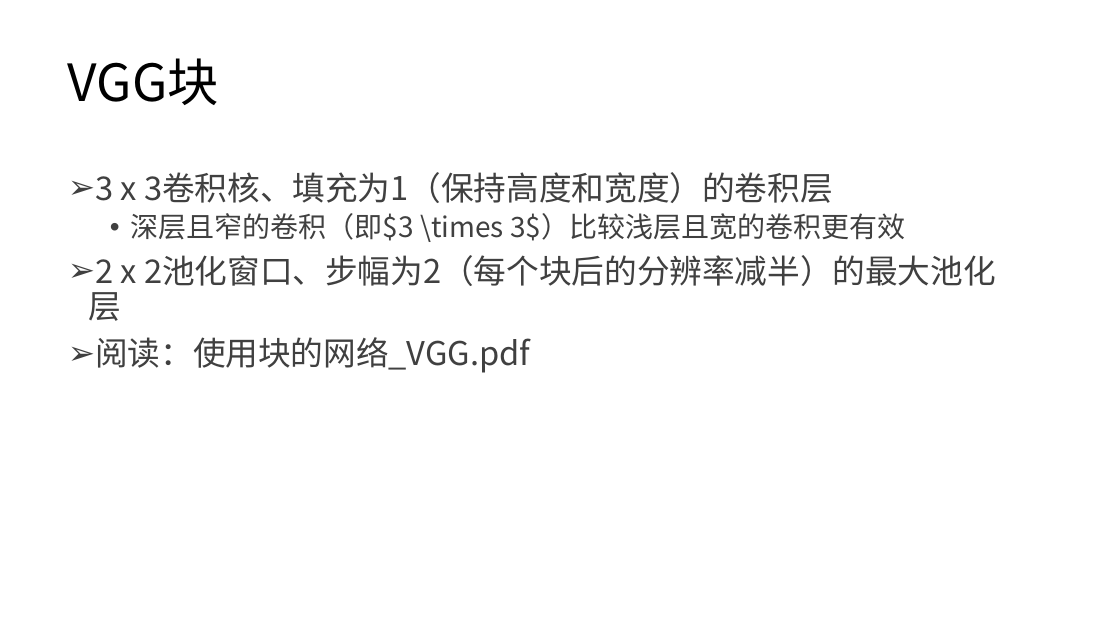
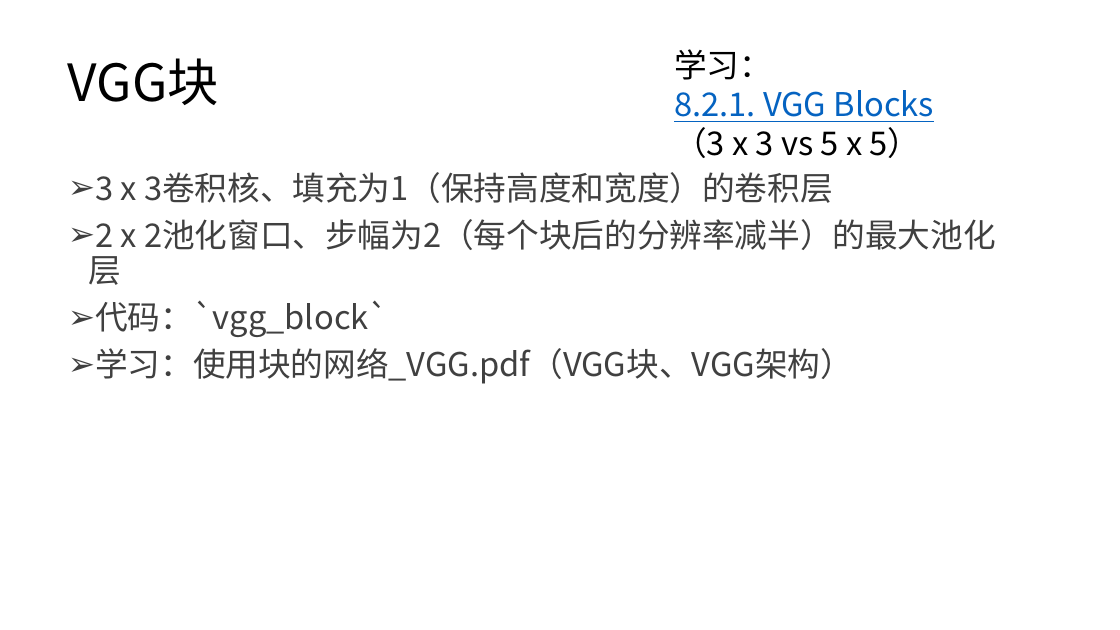
Before and after one commit to lezhang-thu/security_content, a slide deck: slide 19 of 卷积神经网络-b.pptx (slide 18 before the commit). Drawn at 1120x630 pixels with LibreOffice and Linux fonts; fonts in the diff are those of the drawing. Boxes give left, top, right and bottom in pixels: in the first picture for what was removed or moved away, otherwise in the second. Text is boxed around its words. In the diff, an @@ line names an element or a change of style, - is before the commit and + after.

```diff
--- a/卷积神经网络-b.pptx
+++ b/卷积神经网络-b.pptx
@@ text added at box(674, 49, 934, 158), 28 pt, text #0563C1, underline @@
+学习：
+8.2.1. VGG Blocks
+（3 x 3 vs 5 x 5）
@@ text at box(131, 213, 905, 242): paragraph removed @@
-  • 深层且窄的卷积（即$3 \times 3$）比较浅层且宽的卷积更有效
@@ text at box(95, 301, 853, 384): text changed @@
-➢ 阅读：使用块的网络_VGG.pdf
+➢ 代码：`vgg_block`
+➢ 学习：使用块的网络_VGG.pdf（VGG块、VGG架构）
```
Also in this commit, not shown: 9 other slides changed, 25 slides added, 16 other files.
